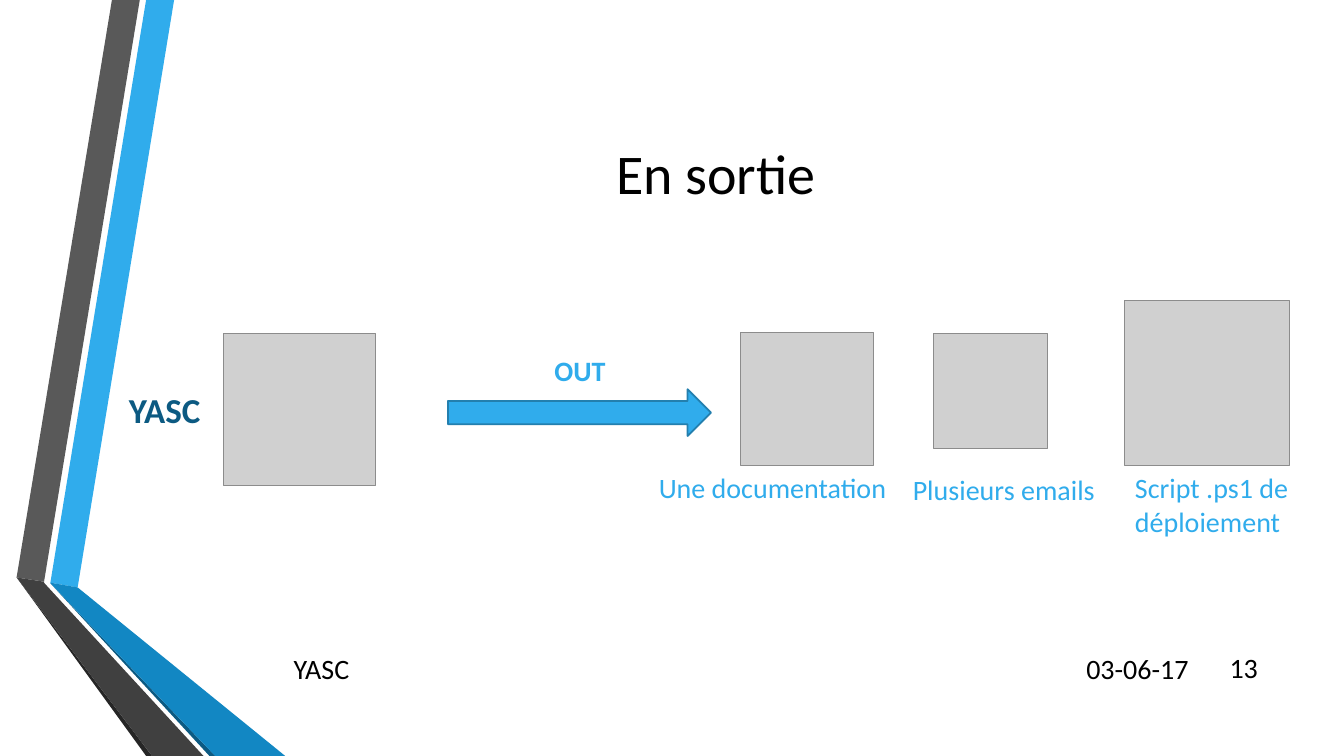
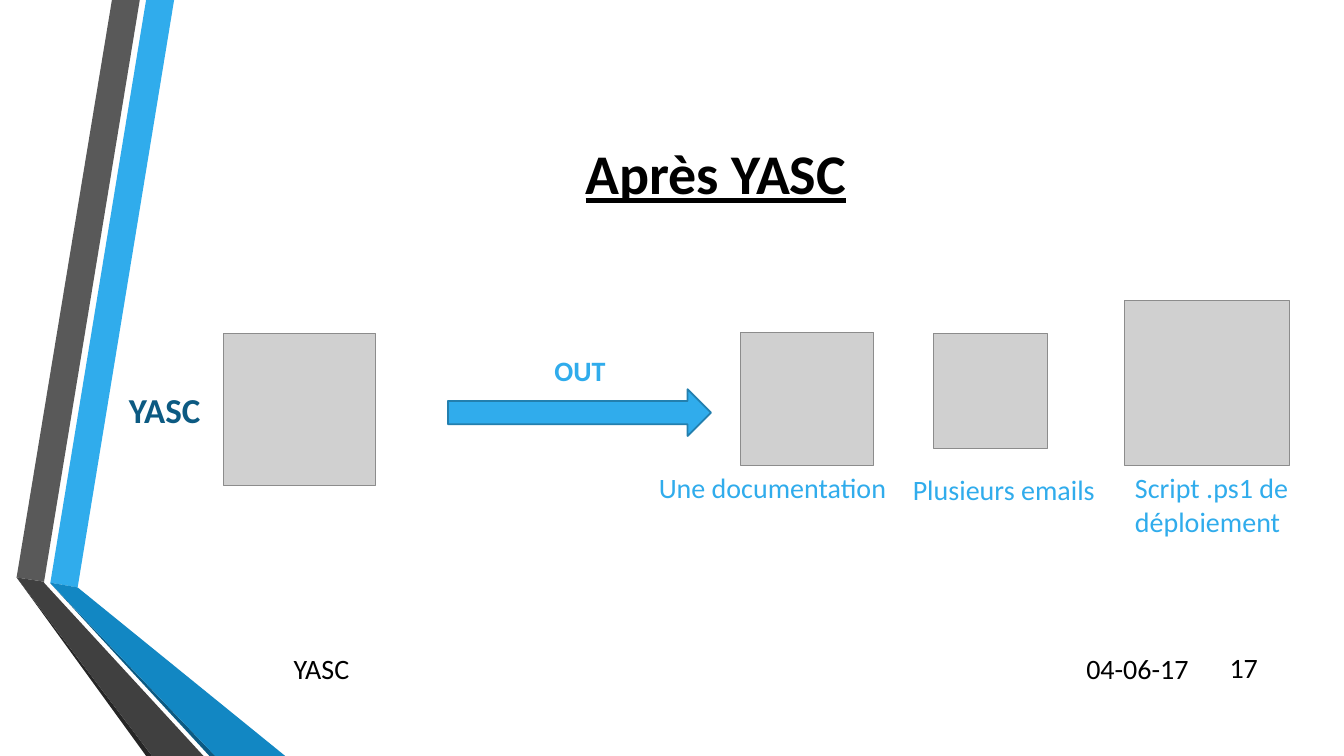
Before and after one commit to CerfontaineMathieu/TFE, a slide deck: slide 17 of Automatisation des déploiements d’applications et d’équipements réseaux via.pptx (slide 13 before the commit). Drawn at 1344x756 pixels with LibreOffice and Linux fonts; fonts in the diff are those of the drawing; grey boxes stand for pictures; background and template pictures are left out. Boxes give left, top, right and bottom in pixels: in the first picture for what was removed or moved away, otherwise in the second. Text is boxed around its words. In the diff, an @@ line names an element or a change of style, - is before the commit and + after.

```diff
--- a/Automatisation des déploiements d’applications et d’équipements réseaux via.pptx
+++ b/Automatisation des déploiements d’applications et d’équipements réseaux via.pptx
@@ title at <box>586,155,846,203</box>: text changed; bold on @@
-En sortie
+Après YASC
@@ text at <box>1086,660,1188,680</box>: text changed @@
-03-06-17
+04-06-17
@@ page number at <box>1230,660,1258,678</box>: text changed @@
-13
+17
```
Also in this commit, not shown: 11 other slides changed, 9 slides added, 1 other file.
